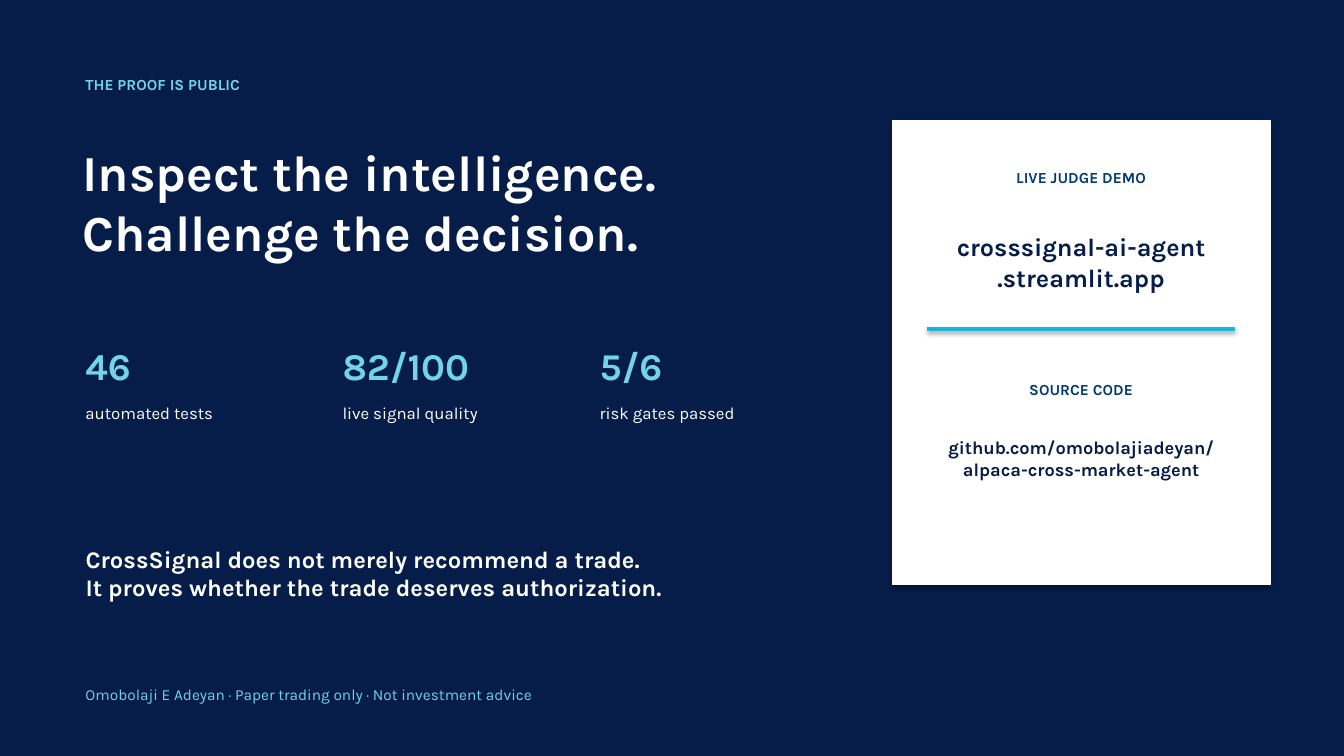
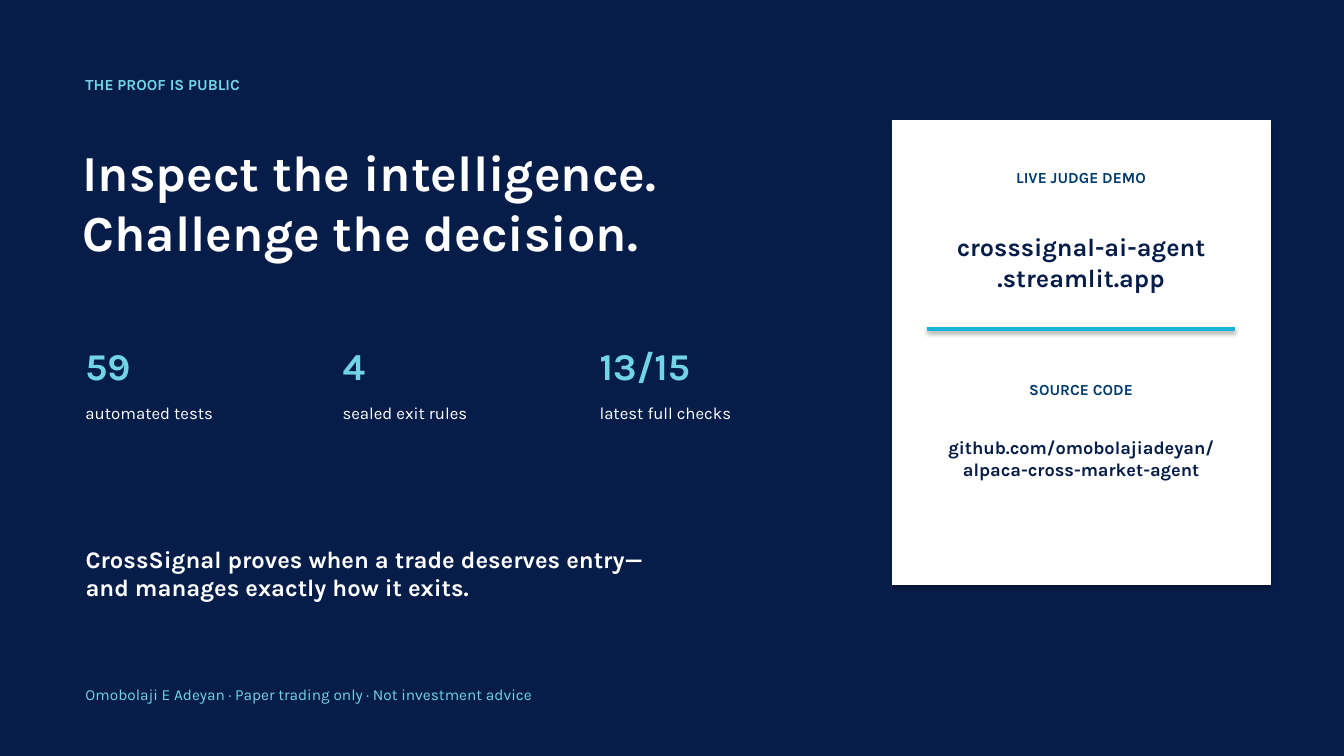
Before and after one commit to omobolajiadeyan/alpaca-cross-market-agent, a slide deck: slide 8 of submission/CrossSignal-Hackathon-Pitch-Final.pptx. Drawn at 1344x756 pixels with LibreOffice and Linux fonts; fonts in the diff are those of the drawing. Boxes give left, top, right and bottom in pixels: in the first picture for what was removed or moved away, otherwise in the second. Text is boxed around its words. In the diff, an @@ line names an element or a change of style, - is before the commit and + after.

```diff
--- a/submission/CrossSignal-Hackathon-Pitch-Final.pptx
+++ b/submission/CrossSignal-Hackathon-Pitch-Final.pptx
@@ text at bbox=[85, 355, 130, 381]: text changed @@
-46
+59
@@ text at bbox=[343, 355, 366, 380]: text changed @@
-82/100
+4
@@ text at bbox=[600, 352, 690, 383]: text changed @@
-5/6
+13/15
@@ text at bbox=[343, 407, 467, 419]: text changed @@
-live signal quality
+sealed exit rules
@@ text at bbox=[600, 407, 731, 419]: text changed @@
-risk gates passed
+latest full checks
@@ text at bbox=[86, 551, 643, 602]: text changed @@
-CrossSignal does not merely recommend a trade.
-It proves whether the trade deserves authorization.
+CrossSignal proves when a trade deserves entry—
+and manages exactly how it exits.
```
Also in this commit, not shown: 4 other slides changed, 36 other files.
